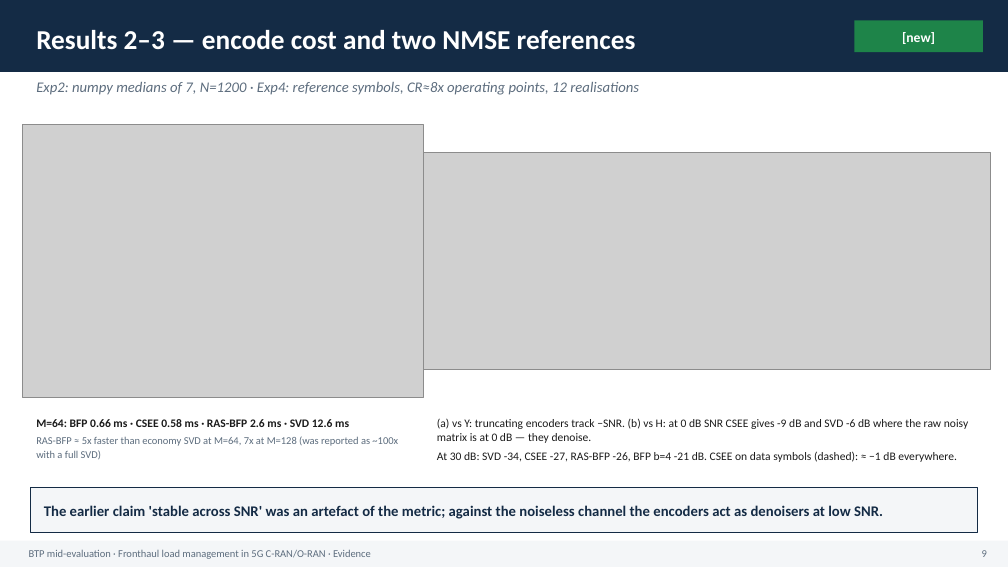
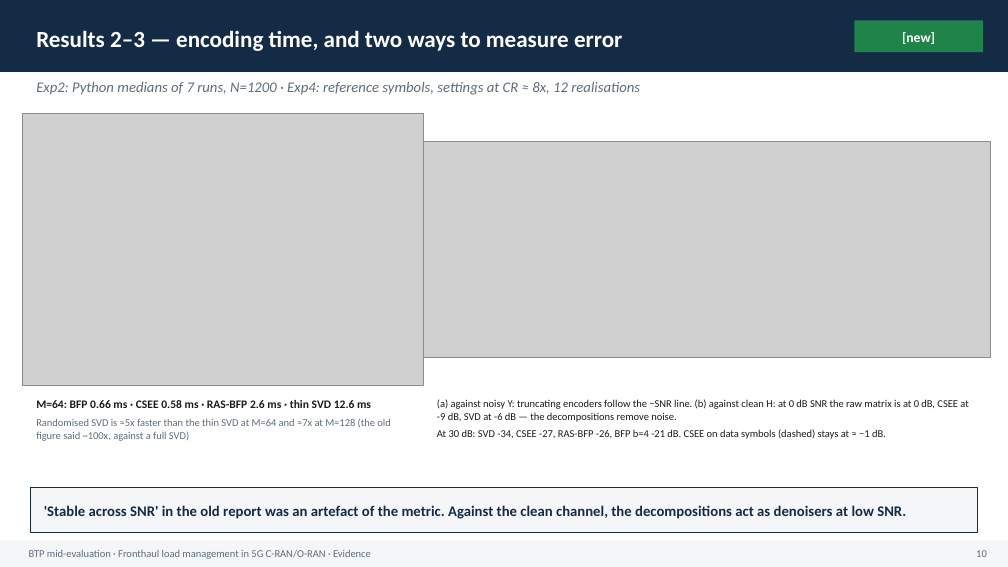
Before and after one commit to Harshvardhan-To1/BTP, a slide deck: slide 10 of docs/mid_evaluation.pptx (slide 9 before the commit). Drawn at 1008x567 pixels with LibreOffice and Linux fonts; fonts in the diff are those of the drawing; grey boxes stand for pictures. Boxes give left, top, right and bottom in pixels: in the first picture for what was removed or moved away, otherwise in the second. Text is boxed around its words. In the diff, an @@ line names an element or a change of style, - is before the commit and + after.

```diff
--- a/docs/mid_evaluation.pptx
+++ b/docs/mid_evaluation.pptx
@@ text at (x1=36, y1=30, x2=622, y2=51): text changed; size 26 to 22 pt @@
-Results 2–3 — encode cost and two NMSE references
+Results 2–3 — encoding time, and two ways to measure error
@@ text at (x1=36, y1=82, x2=640, y2=95): text changed @@
-Exp2: numpy medians of 7, N=1200 · Exp4: reference symbols, CR≈8x operating points, 12 realisations
+Exp2: Python medians of 7 runs, N=1200 · Exp4: reference symbols, settings at CR ≈ 8x, 12 realisations
@@ picture moved from (x1=23, y1=125, x2=423, y2=397) to (x1=23, y1=113, x2=423, y2=386) @@
@@ picture moved from (x1=423, y1=153, x2=991, y2=370) to (x1=423, y1=141, x2=991, y2=358) @@
@@ text at (x1=36, y1=400, x2=390, y2=441): text changed @@
-M=64: BFP 0.66 ms · CSEE 0.58 ms · RAS-BFP 2.6 ms · SVD 12.6 ms
-RAS-BFP ≈ 5x faster than economy SVD at M=64, 7x at M=128 (was reported as ~100x with a full SVD)
+M=64: BFP 0.66 ms · CSEE 0.58 ms · RAS-BFP 2.6 ms · thin SVD 12.6 ms
+Randomised SVD is ≈5x faster than the thin SVD at M=64 and ≈7x at M=128 (the old figure said ~100x, against a full SVD)
@@ text at (x1=437, y1=399, x2=968, y2=439): text changed; size 11 to 10 pt @@
-(a) vs Y: truncating encoders track −SNR. (b) vs H: at 0 dB SNR CSEE gives -9 dB and SVD -6 dB where the raw noisy matrix is at 0 dB — they denoise.
-At 30 dB: SVD -34, CSEE -27, RAS-BFP -26, BFP b=4 -21 dB. CSEE on data symbols (dashed): ≈ −1 dB everywhere.
+(a) against noisy Y: truncating encoders follow the −SNR line. (b) against clean H: at 0 dB SNR the raw matrix is at 0 dB, CSEE at -9 dB, SVD at -6 dB — the decompositions remove noise.
+At 30 dB: SVD -34, CSEE -27, RAS-BFP -26, BFP b=4 -21 dB. CSEE on data symbols (dashed) stays at ≈ −1 dB.
@@ text at (x1=44, y1=505, x2=906, y2=519): text changed @@
-The earlier claim 'stable across SNR' was an artefact of the metric; against the noiseless channel the encoders act as denoisers at low SNR.
+'Stable across SNR' in the old report was an artefact of the metric. Against the clean channel, the decompositions act as denoisers at low SNR.
@@ text at (x1=976, y1=550, x2=987, y2=557): text changed @@
-9
+10
```
Also in this commit, not shown: 19 other slides changed, 2 slides added, 6 other files.
